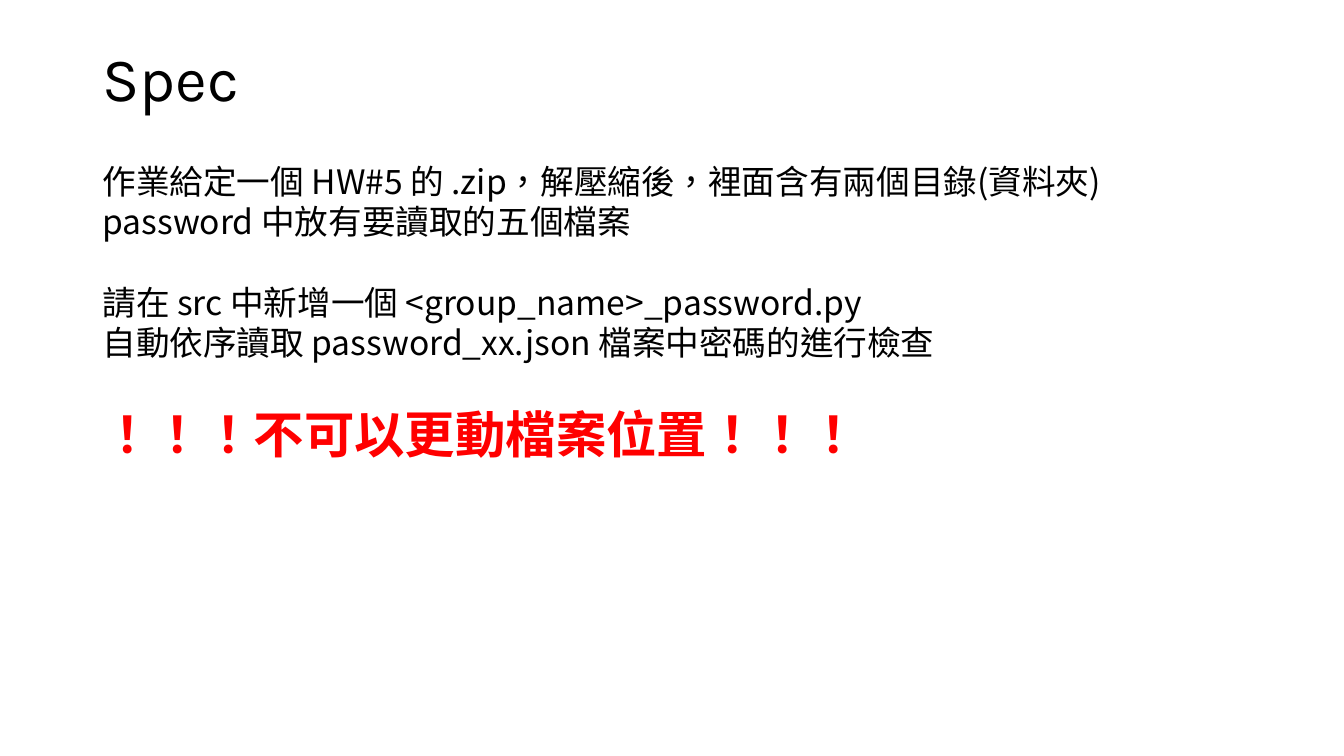
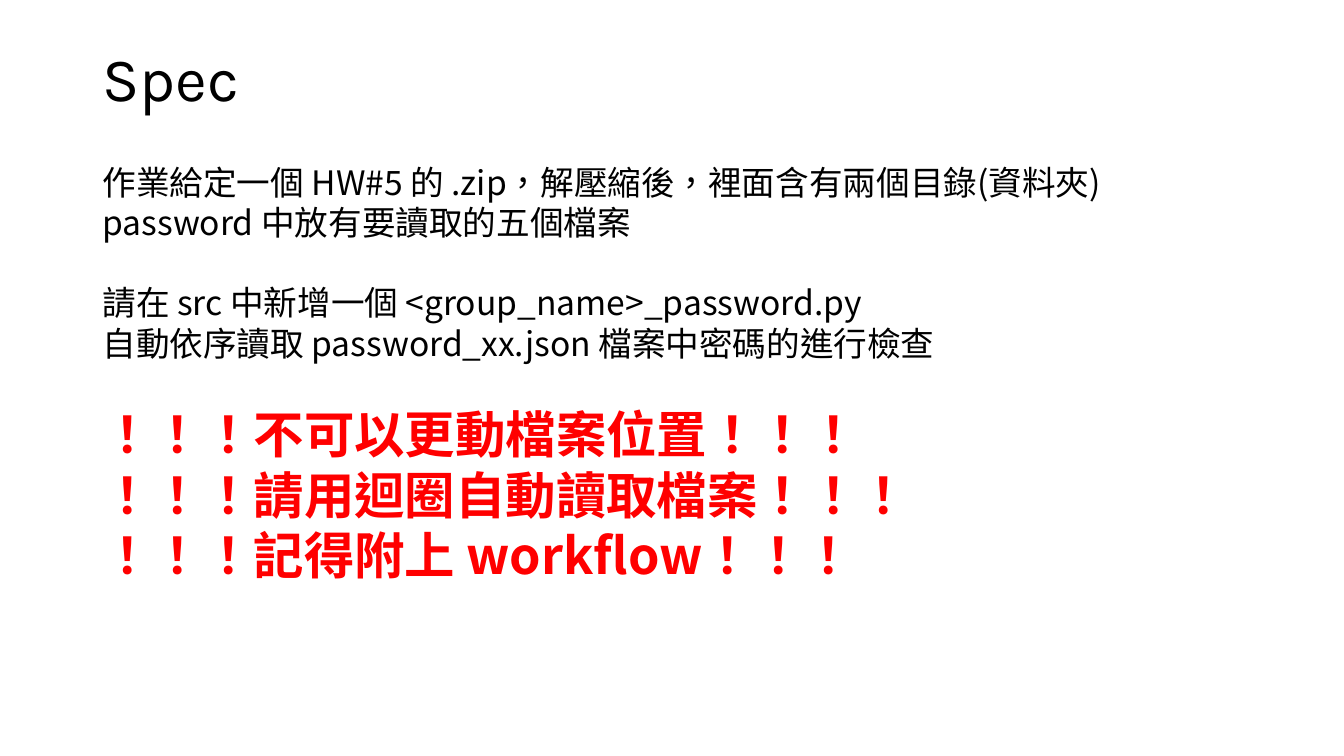
Before and after one commit to Chenct-jonathan/25ss_PyLab, a slide deck: slide 16 of slides/Python_Workshop_5.pptx. Drawn at 1344x756 pixels with LibreOffice and Linux fonts; fonts in the diff are those of the drawing. Boxes give left, top, right and bottom in pixels: in the first picture for what was removed or moved away, otherwise in the second. Text is boxed around its words. In the diff, an @@ line names an element or a change of style, - is before the commit and + after.

```diff
--- a/slides/Python_Workshop_5.pptx
+++ b/slides/Python_Workshop_5.pptx
@@ text at <box>102,166,1100,579</box>: text changed @@
-作業給定一個 HW#5 的 .zip，解壓縮後，裡面含有兩個目錄(資料夾)
-password 中放有要讀取的五個檔案
-請在 src 中新增一個 <group_name>_password.py
-自動依序讀取 password_xx.json 檔案中密碼的進行檢查
-！！！不可以更動檔案位置！！！
+作業給定一個 HW#5 的 .zip，解壓縮後，裡面含有兩個目錄(資料夾)
+password 中放有要讀取的五個檔案
+請在 src 中新增一個 <group_name>_password.py
+自動依序讀取 password_xx.json 檔案中密碼的進行檢查
+！！！不可以更動檔案位置！！！
+！！！請用迴圈自動讀取檔案！！！
+！！！記得附上 workflow！！！
```
Also in this commit, not shown: 1 other file.
